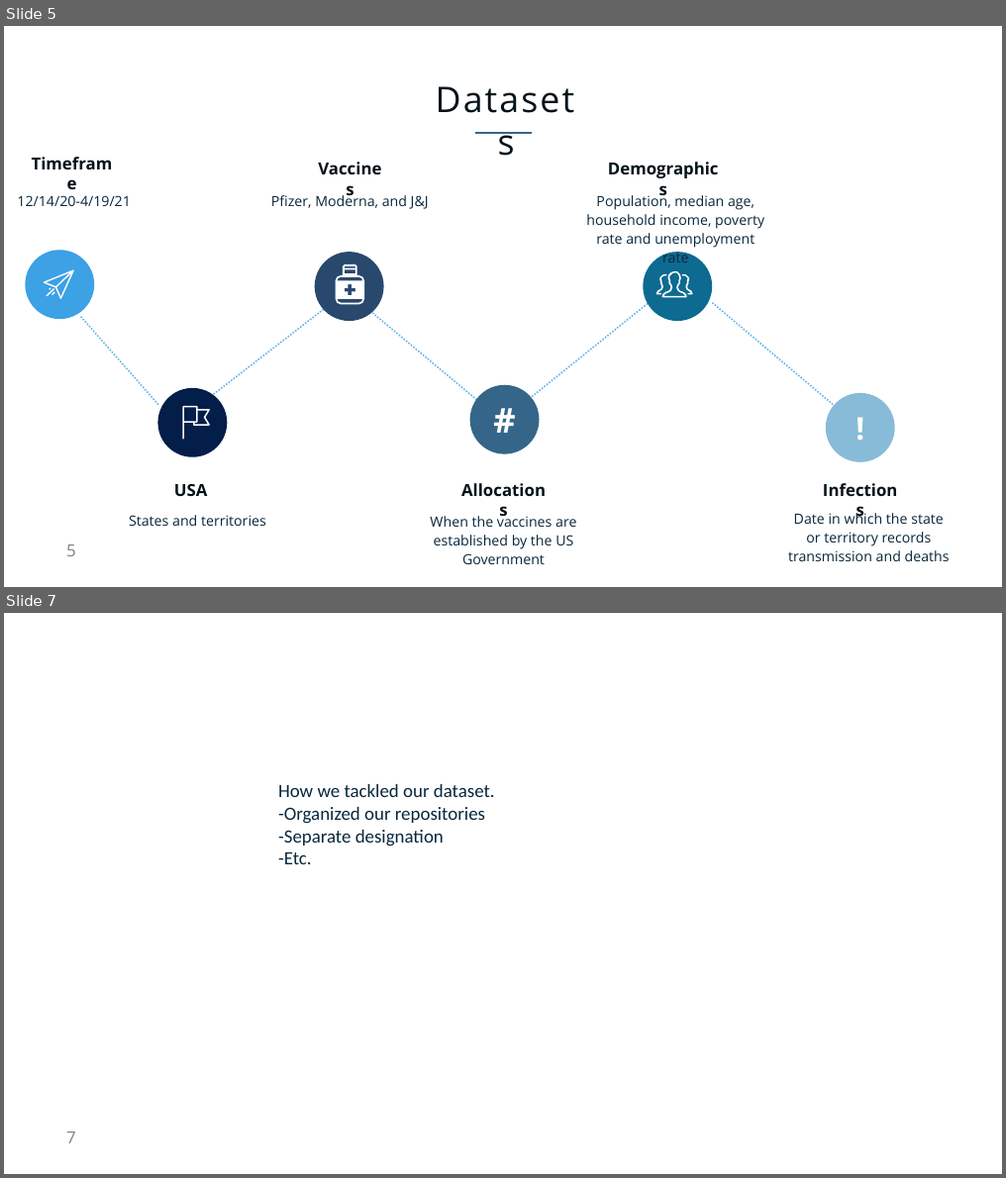
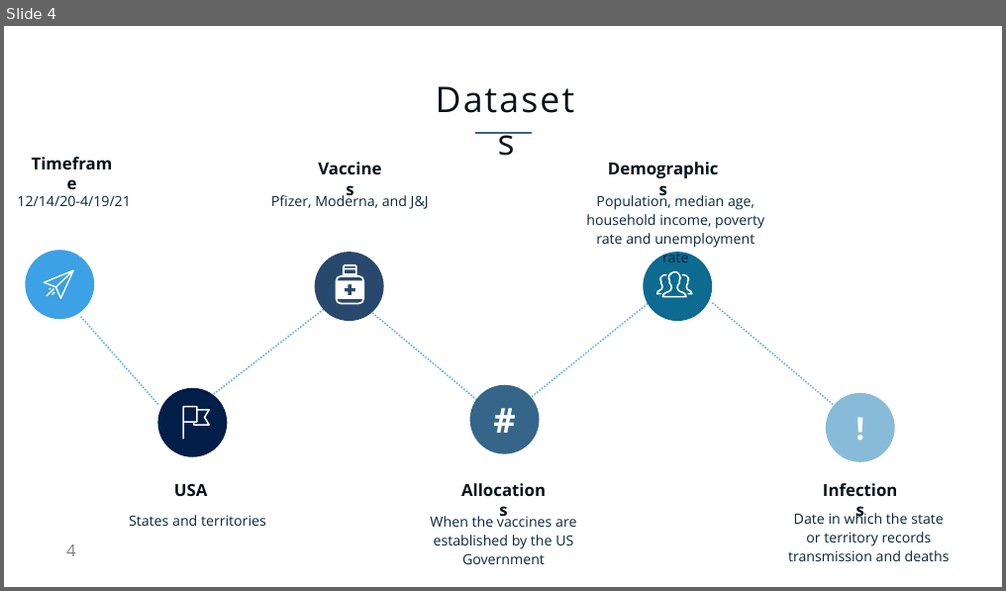
Before and after one commit to NicoleLund/covid_vaccine_availability, a slide deck: presentation/Project_one.pptx. Shown one above the other, each under a label of ours: slides 5 and 7 before the commit, slide 4 after it; the slides between them are not shown. The pictures are 1006x1178 and 1006x591 pixels, drawn with LibreOffice and Linux fonts; fonts in the diff are those of the drawing. Boxes give left, top, right and bottom in pixels: in the first picture for what was removed or moved away, otherwise in the second. Text is boxed around its words. In the diff, an @@ line names an element or a change of style, - is before the commit and + after.

```diff
--- a/presentation/Project_one.pptx
+++ b/presentation/Project_one.pptx
@@ slide 7 removed at bbox=[4, 613, 1002, 1174], background #FFFFFF; not listed: 1 template element that a slide beside it also shows @@
@@ text removed at bbox=[278, 784, 495, 864] @@
-How we tackled our dataset.
--Organized our repositories
--Separate designation
--Etc.
@@ what was slide 5 is now slide 4 @@
@@ page number at bbox=[66, 545, 76, 557]: text changed @@
-5
+4
```
Also in this commit, not shown: 12 slides changed, 1 slide added, 2 other slides removed.
